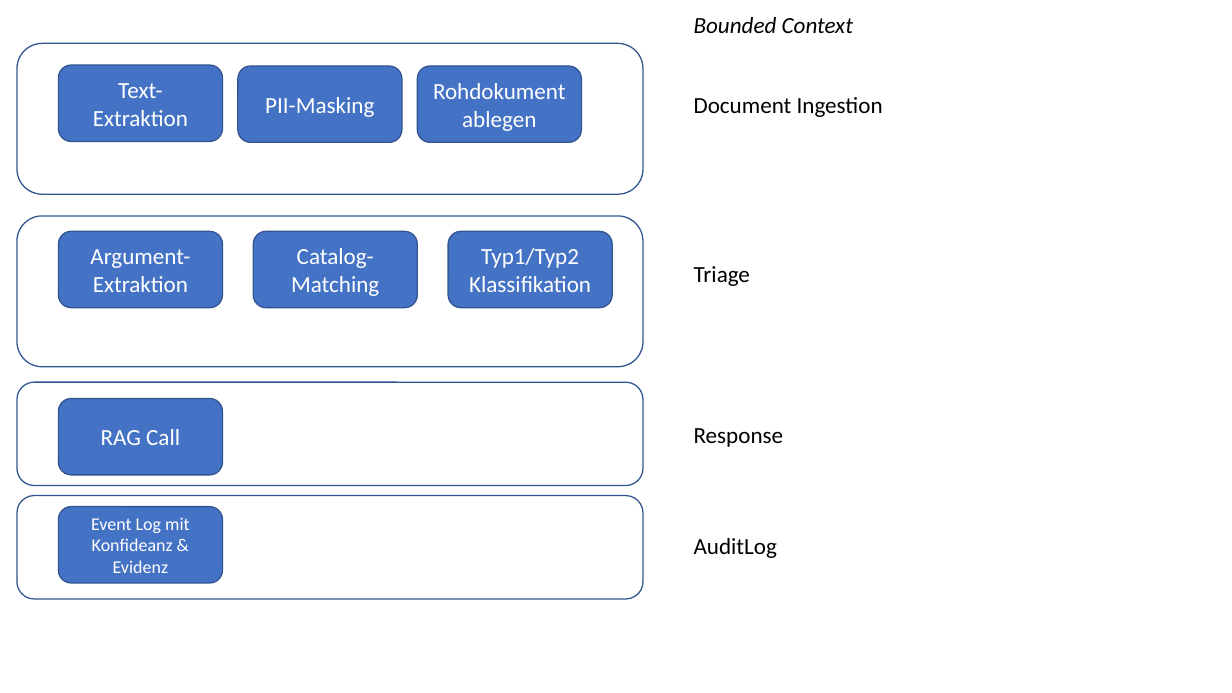
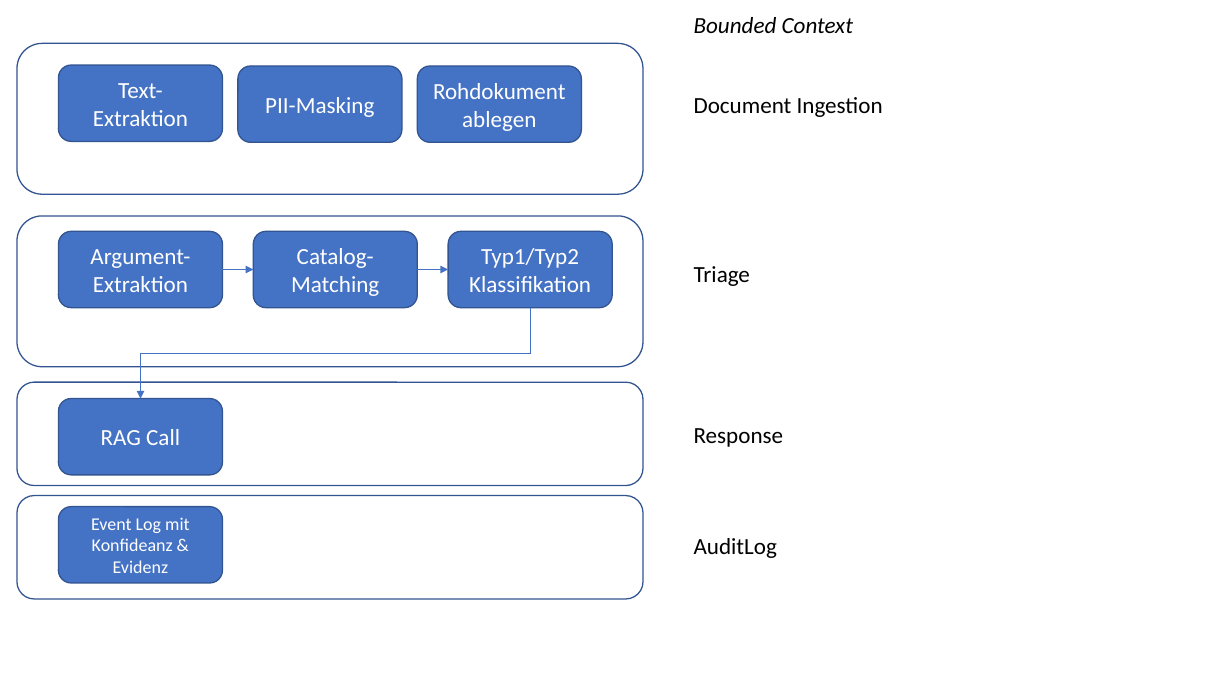
Before and after one commit to ksokoll/citizen-objections-RAG-WIP, a slide deck: slide 5 of docs/Brainstorming.pptx. Drawn at 1232x693 pixels with LibreOffice and Linux fonts; fonts in the diff are those of the drawing. Boxes give left, top, right and bottom in pixels: in the first picture for what was removed or moved away, otherwise in the second. Text is boxed around its words. In the diff, an @@ line names an element or a change of style, - is before the commit and + after.

```diff
--- a/docs/Brainstorming.pptx
+++ b/docs/Brainstorming.pptx
@@ arrow added from (223, 270) to (253, 270), #4472C4 0.5 pt @@
@@ arrow added from (418, 270) to (448, 270), #4472C4 0.5 pt @@
@@ elbow arrow added from (531, 308) to (140, 398), #4472C4 0.5 pt @@
```
Also in this commit, not shown: 53 other files.
